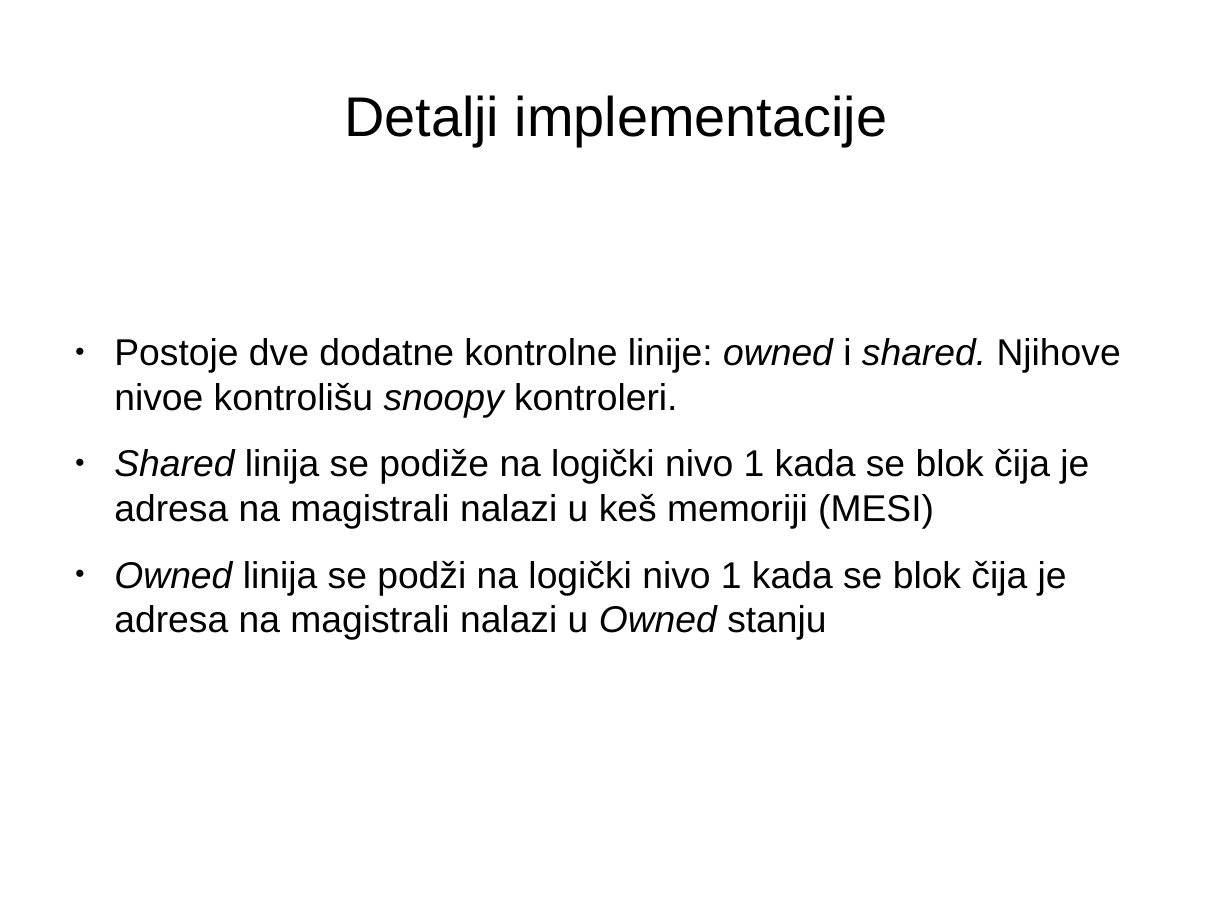
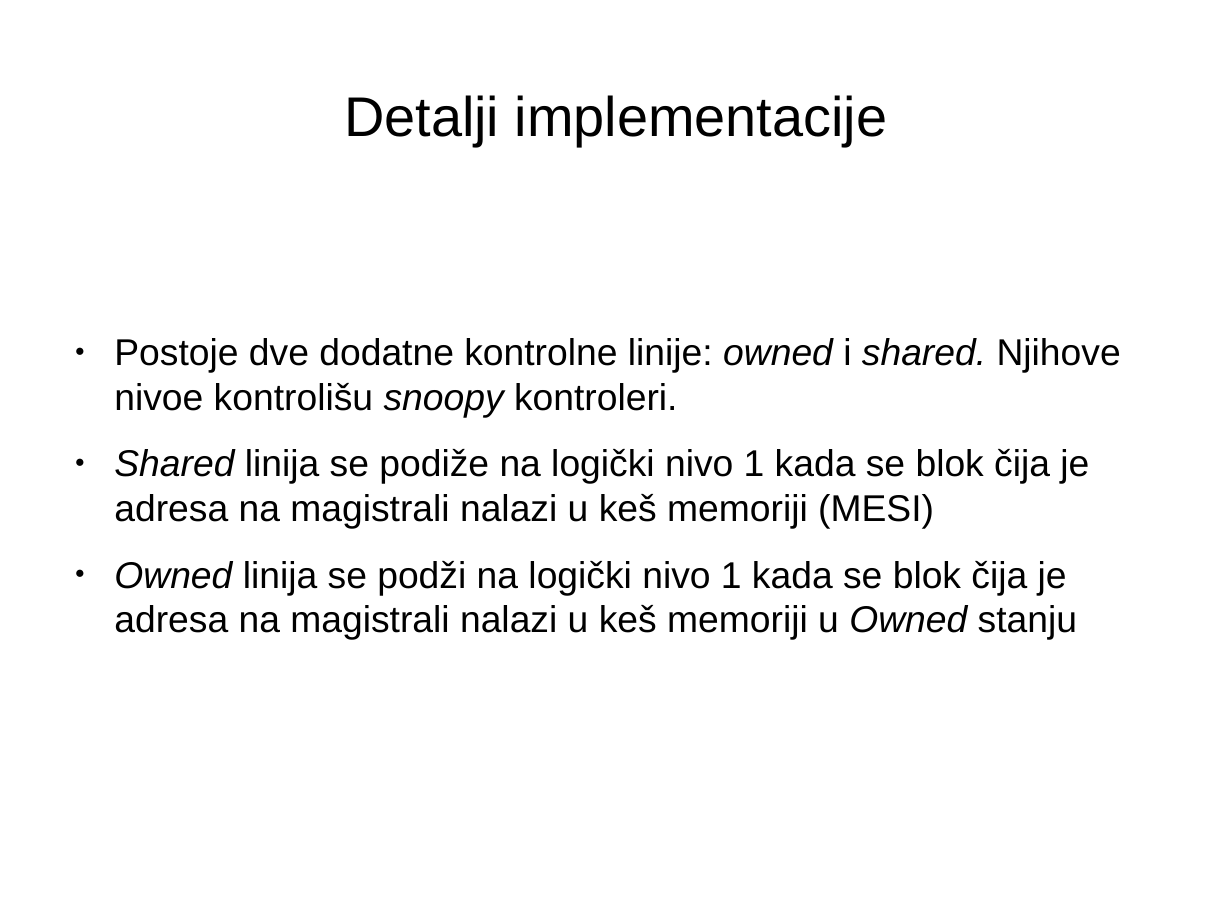
Before and after one commit to jovan-djukic/bachelorThesis, a slide deck: slide 20 of documentation/presentation/BachelorThesis.odp. Drawn at 1232x924 pixels with LibreOffice and Linux fonts; fonts in the diff are those of the drawing. Boxes give left, top, right and bottom in pixels: in the first picture for what was removed or moved away, otherwise in the second. Text is boxed around its words. In the diff, an @@ line names an element or a change of style, - is before the commit and + after.

```diff
--- a/documentation/presentation/BachelorThesis.odp
+++ b/documentation/presentation/BachelorThesis.odp
@@ text at [114,561,1077,640]: text changed @@
-● Owned linija se podži na logički nivo 1 kada se blok čija je adresa na magistrali nalazi u Owned stanju
+● Owned linija se podži na logički nivo 1 kada se blok čija je adresa na magistrali nalazi u keš memoriji u Owned stanju
```
Also in this commit, not shown: 16 other slides changed, 7 other files.
